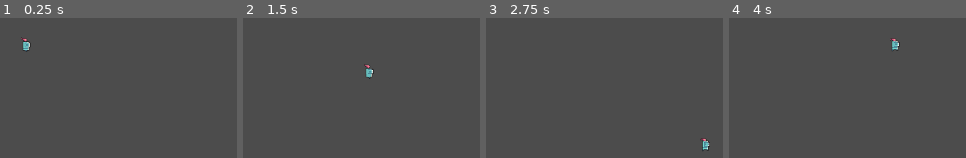
Above: before the commit, frames 1-4 (left to right).
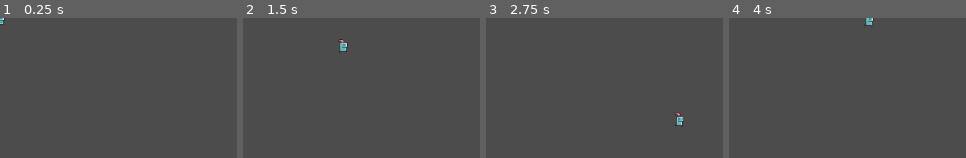
Above: after the commit, the same moments.

Repository: Narrop/Jame-Gam
Game: Godot game, scene res://scenes/player/player.tscn
Same seed, same stepped clock (60 frames per second), same inputs: the game is played once before the commit and once after it. This scene is started directly instead of the project's main scene.
Inputs:
- Up to frame 1 (0.25 s): no input
- Up to frame 2 (1.5 s): tap Enter at 0.5 s; hold Right (ui_right) 0.53-1.28 s; tap Space at 1.25 s; hold Down (ui_down) from 1.28 s (still down)
- Up to frame 3 (2.75 s): release Down (ui_down) at 2.03 s; hold Right (ui_right) from 2.03 s (still down)
- Up to frame 4 (4 s): tap Enter at 2.75 s; release Right (ui_right) at 2.78 s; hold Up (ui_up) 2.78-3.53 s; hold Left (ui_left) from 3.53 s (still down)

The runs differ from the first frame. In frame 1, 0.3% of the frame differs, in the area x 0-14%, y 0-25%; in frame 2, 0.5%, in the area x 40-56%, y 15-44%; in frame 3, 0.4%; in frame 4, 0.4%.

Commit message:
Update player.tscn

Diff:
--- a/scenes/player/player.tscn
+++ b/scenes/player/player.tscn
@@ -27,7 +27,6 @@
 } ]
 
 [node name="player" type="KinematicBody2D"]
-position = Vector2( 39, 37 )
 script = ExtResource( 9 )
 __meta__ = {
 "_edit_group_": true
@@ -40,5 +39,5 @@
 [node name="AnimatedSprite" type="AnimatedSprite" parent="."]
 frames = SubResource( 2 )
 animation = "running"
-frame = 1
+frame = 3
 playing = true
